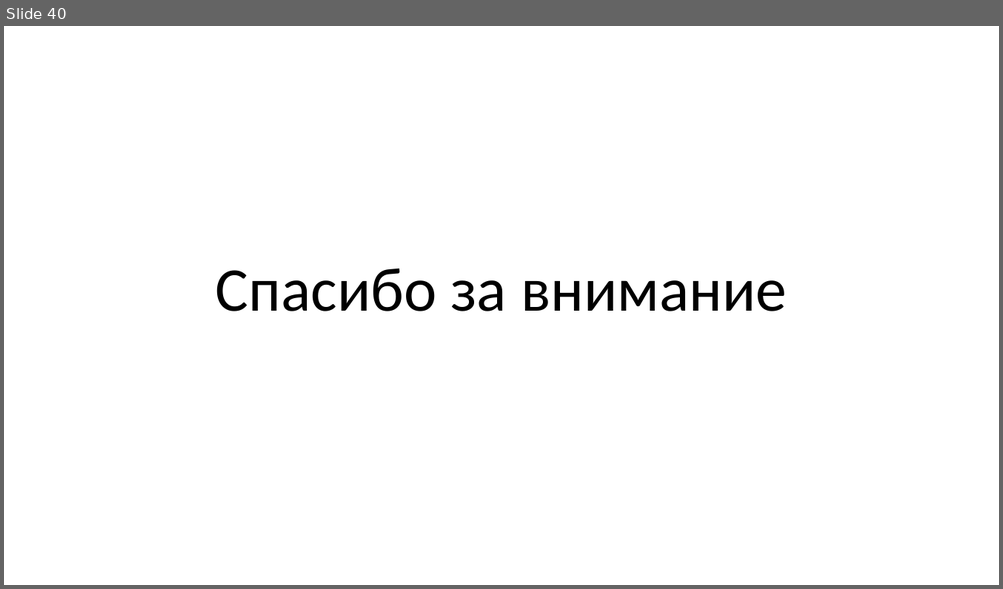
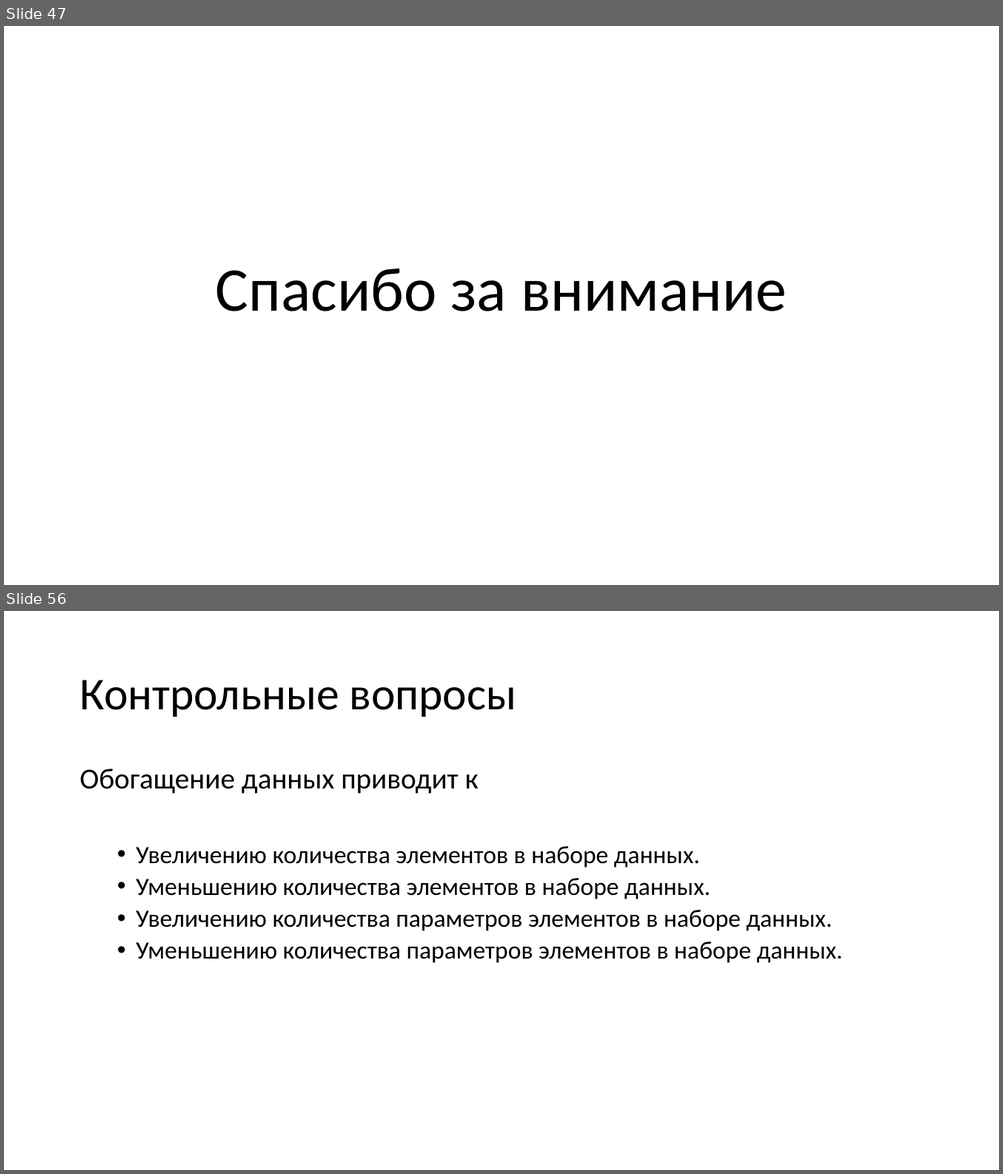
Before and after one commit to mosalov/AI_main_lectures, a slide deck: Лекция 3 07_10_2020.pptx. Shown one above the other, each under a label of ours: slide 40 before the commit, slides 47 and 56 after it; the slides between them are not shown. The pictures are 1003x589 and 1003x1174 pixels, drawn with LibreOffice and Linux fonts; fonts in the diff are those of the drawing. Boxes give left, top, right and bottom in pixels: in the first picture for what was removed or moved away, otherwise in the second. Text is boxed around its words. In the diff, an @@ line names an element or a change of style, - is before the commit and + after.

```diff
--- a/Лекция 3 07_10_2020.pptx
+++ b/Лекция 3 07_10_2020.pptx
@@ slide 56 added at <box>4,611,999,1170</box>, background #FFFFFF @@
@@ title added at <box>79,680,517,717</box>, 44 pt, text #000000 @@
+Контрольные вопросы
@@ text added at <box>79,769,842,963</box>, 24 pt, text #000000 @@
+Обогащение данных приводит к
+  • Увеличению количества элементов в наборе данных.
+  • Уменьшению количества элементов в наборе данных.
+  • Увеличению количества параметров элементов в наборе данных.
+  • Уменьшению количества параметров элементов в наборе данных.
@@ what was slide 40 is now slide 47 @@
```
Also in this commit, not shown: 13 slides changed, 15 other slides added, 9 slides removed, 3 other files.
